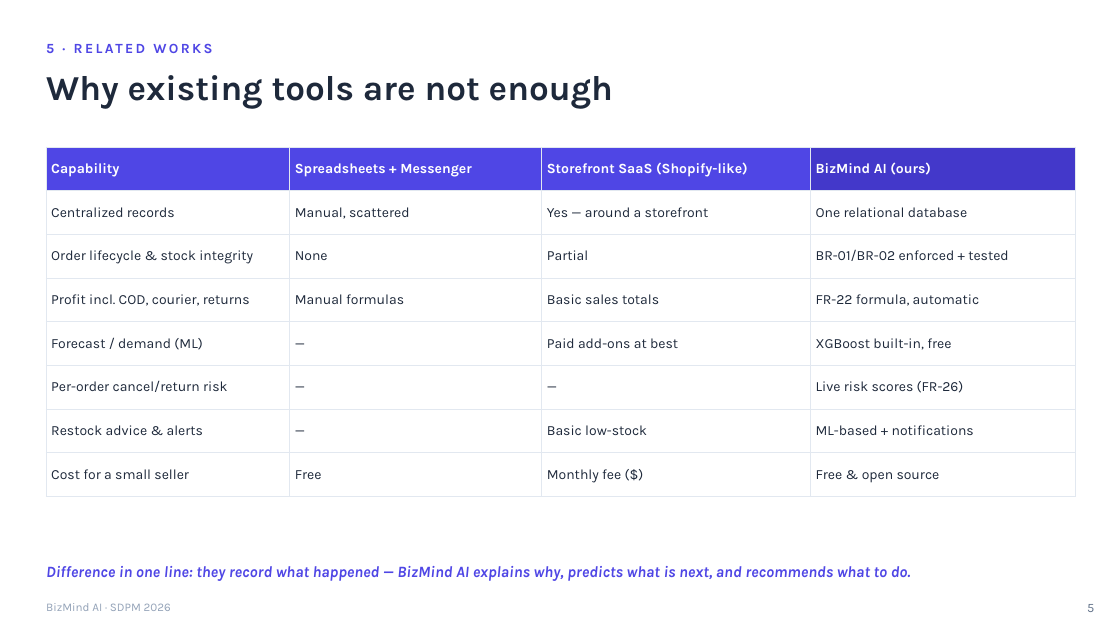
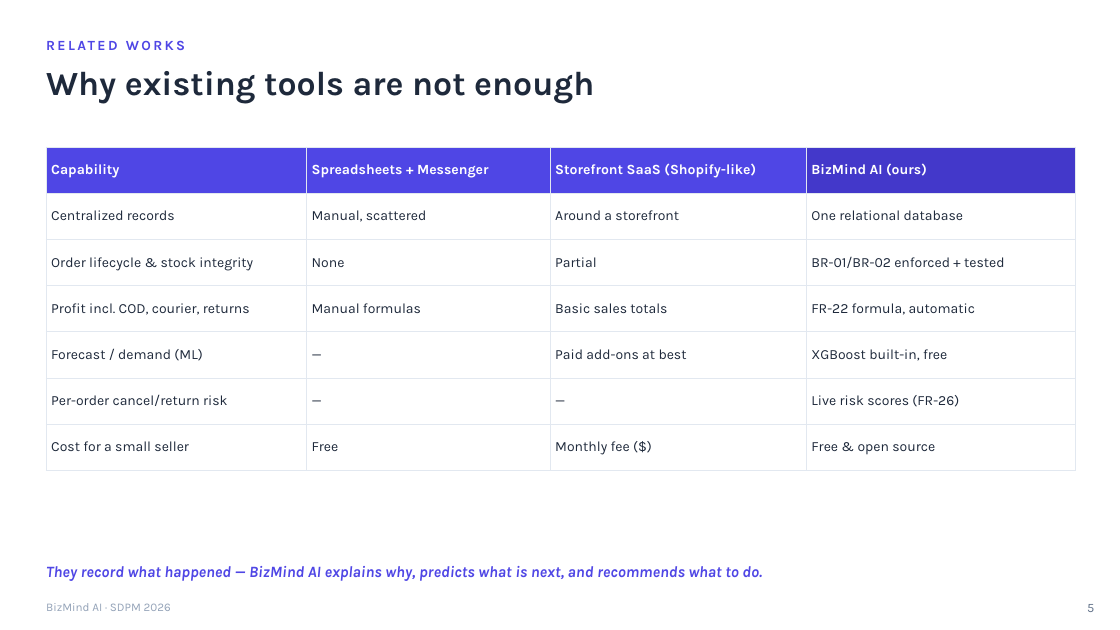
Before and after one commit to bakorish/bizmind-ai, a slide deck: slide 5 of docs/BizMind_AI_SDPM_Presentation.pptx. Drawn at 1120x630 pixels with LibreOffice and Linux fonts; fonts in the diff are those of the drawing. Boxes give left, top, right and bottom in pixels: in the first picture for what was removed or moved away, otherwise in the second. Text is boxed around its words. In the diff, an @@ line names an element or a change of style, - is before the commit and + after.

```diff
--- a/docs/BizMind_AI_SDPM_Presentation.pptx
+++ b/docs/BizMind_AI_SDPM_Presentation.pptx
@@ text "Why existing tools are not ..." at bbox=[46, 71, 594, 104]: size 30 to 29 pt @@
@@ text at bbox=[46, 44, 54, 53]: text changed @@
-5 · RELATED WORKS
+RELATED WORKS
@@ table at bbox=[46, 147, 1075, 459] @@
-row 2, column 3: Yes — around a storefront
+row 2, column 3: Around a storefront
-row 7: Restock advice & alerts | — | Basic low-stock | ML-based + notifications
@@ text at bbox=[46, 566, 762, 581]: text changed @@
-Difference in one line: they record what happened — BizMind AI explains why, predicts what is next, and recommends what to do.
+They record what happened — BizMind AI explains why, predicts what is next, and recommends what to do.
```
Also in this commit, not shown: 14 other slides changed, 5 slides added, 15 slides removed.
